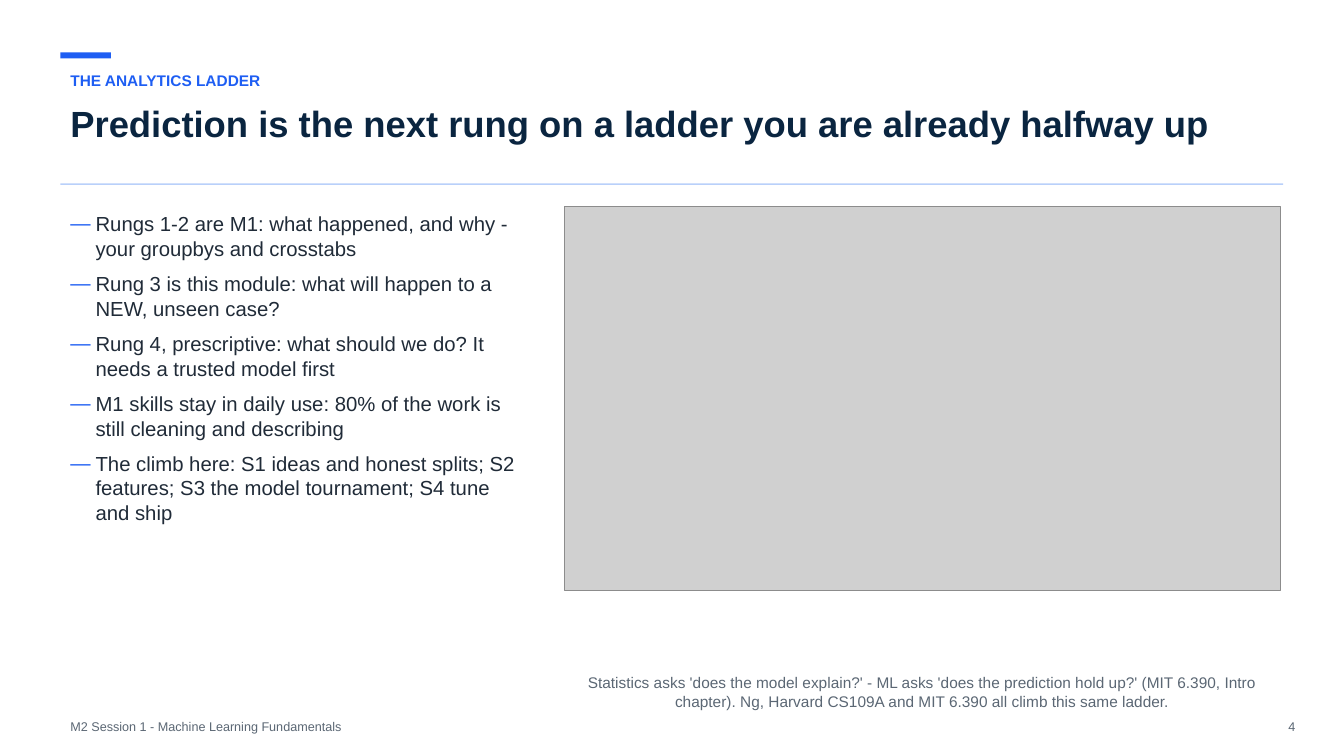
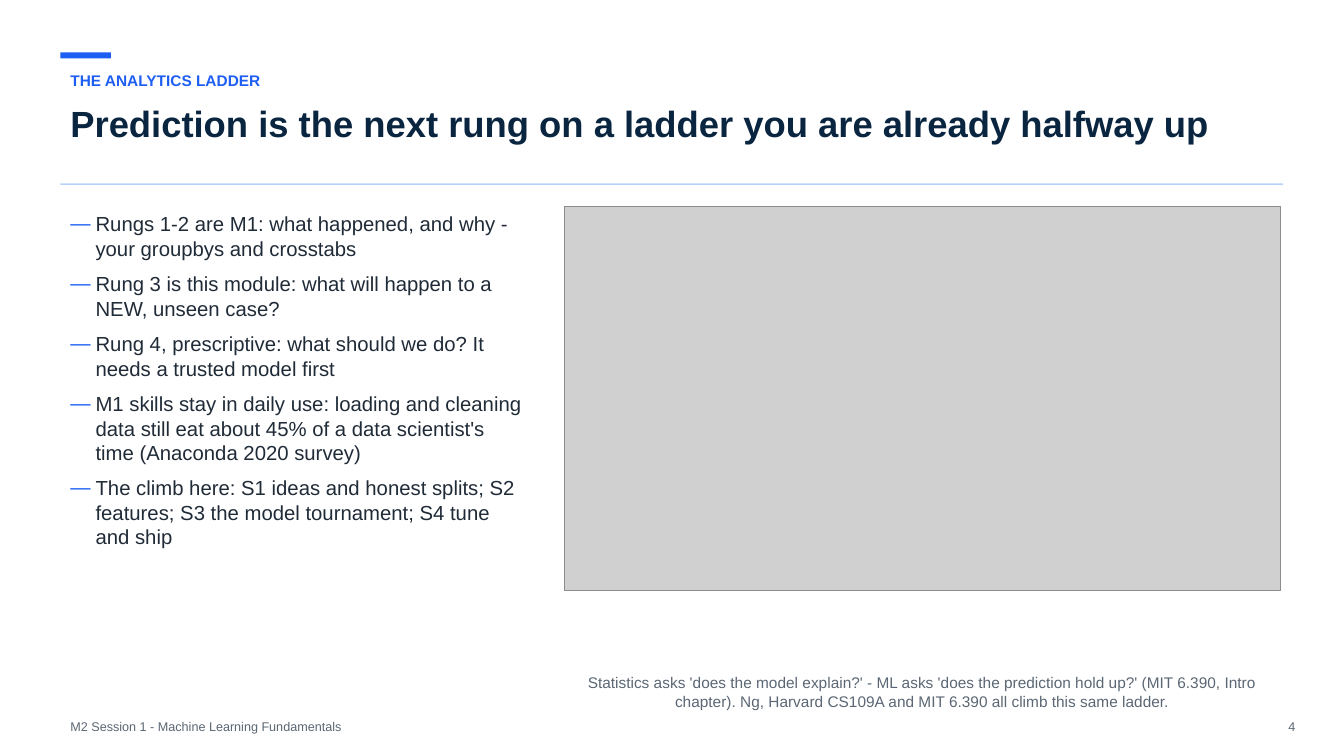
Before and after one commit to koenossendrijver/fontys-tech-exercises, a slide deck: slide 4 of presentations/m2-session-1-machine-learning-fundamentals.pptx. Drawn at 1344x756 pixels with LibreOffice and Linux fonts; fonts in the diff are those of the drawing; grey boxes stand for pictures. Boxes give left, top, right and bottom in pixels: in the first picture for what was removed or moved away, otherwise in the second. Text is boxed around its words. In the diff, an @@ line names an element or a change of style, - is before the commit and + after.

```diff
--- a/presentations/m2-session-1-machine-learning-fundamentals.pptx
+++ b/presentations/m2-session-1-machine-learning-fundamentals.pptx
@@ text at bbox=[96, 396, 521, 465]: text changed @@
-— M1 skills stay in daily use: 80% of the work is still cleaning and describing
+— M1 skills stay in daily use: loading and cleaning data still eat about 45% of a data scientist's time (Anaconda 2020 survey)
```
Also in this commit, not shown: 16 other slides changed, 4 slides added, 4 other files.
